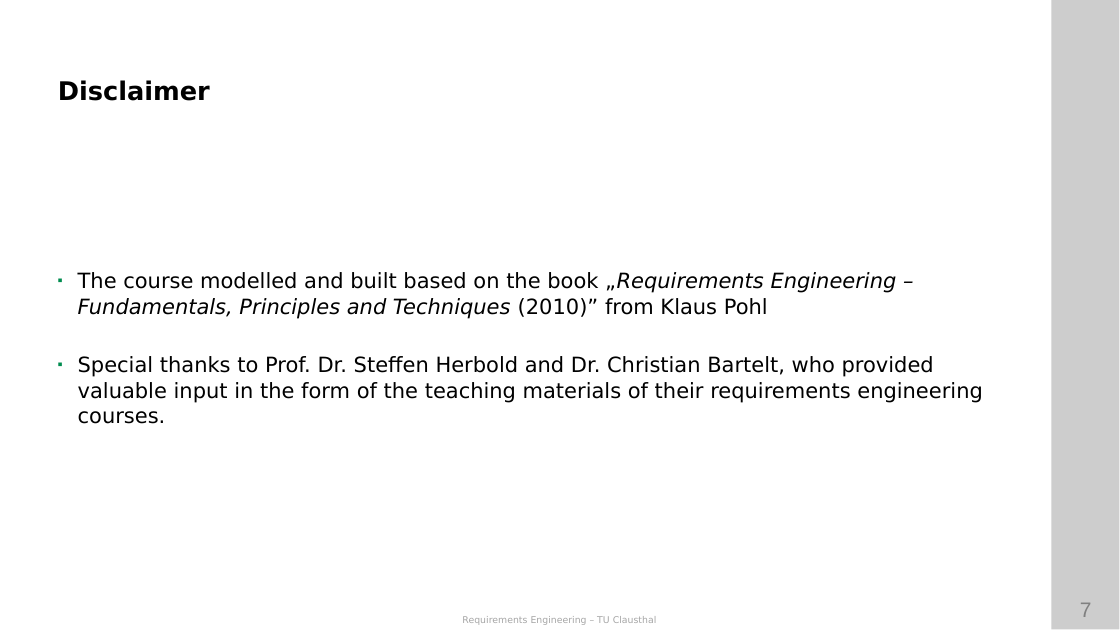
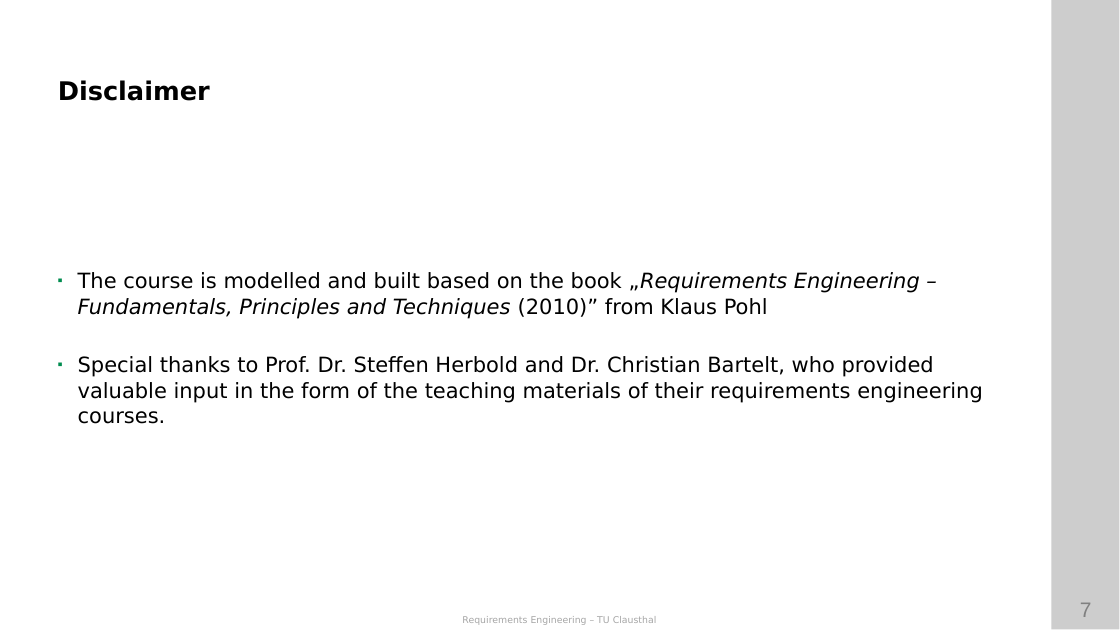
Before and after one commit to ETCE-LAB/teaching-material, a slide deck: slide 7 of Requirements-Engineering/RE-L00-Organization.pptx. Drawn at 1120x630 pixels with LibreOffice and Linux fonts; fonts in the diff are those of the drawing; background and template pictures are left out. Boxes give left, top, right and bottom in pixels: in the first picture for what was removed or moved away, otherwise in the second. Text is boxed around its words. In the diff, an @@ line names an element or a change of style, - is before the commit and + after.

```diff
--- a/Requirements-Engineering/RE-L00-Organization.pptx
+++ b/Requirements-Engineering/RE-L00-Organization.pptx
@@ text at [78, 272, 920, 319]: text changed @@
-◾ The course modelled and built based on the book „Requirements Engineering – Fundamentals, Principles and Techniques (2010)” from Klaus Pohl
+◾ The course is modelled and built based on the book „Requirements Engineering – Fundamentals, Principles and Techniques (2010)” from Klaus Pohl
```
Also in this commit, not shown: 2 other slides changed, 2 other files.
